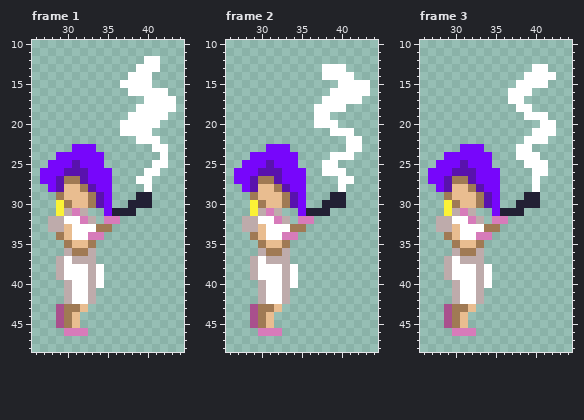
A pixel-art file gets an edit: Veronica/Veronica.aseprite. The first picture shows the starting point.
64x64 pixels, 3 frames. Shown: frame 1: x 26..44, y 10..48; frame 2: x 26..44, y 10..48; frame 3: x 26..44, y 10..48.
After the commit:
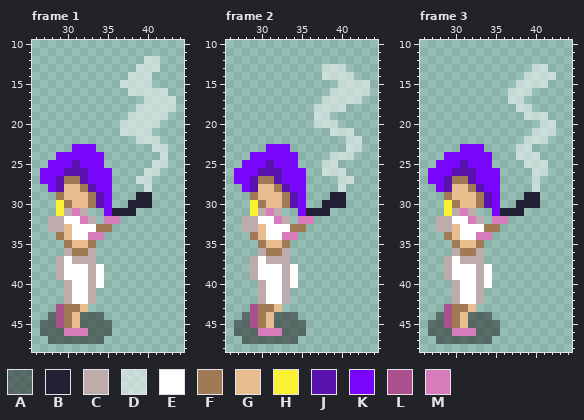
Palette (. is transparent): A #1e1c1c80  B #222034  C #beabab  D #ffffff80  E #ffffff  F #a07a54  G #e9bd90  H #fbf236  J #5912ad  K #7706fb  L #a9508d  M #d77bba
Change:
layer "Layer 2" opacity 50% added
Frame 1, layers "Layer 2", "Layer 1":
Colour A now appears in row 44 at x 28 and 32 to 34; in row 45 at x 27 to 28 and 32 to 35; in row 46 at x 27 to 29 and 33 to 35; in row 47 at x 28 to 34.
The author changed colour E to colour D in row 12 at x 40 to 41; in row 13 at x 39 to 41; in row 14 at x 38 to 40; in row 15 at x 37 to 40; in row 16 at x 38 to 42; in row 17 at x 40 to 43.
The author changed colour E to colour D in row 18 at x 39 to 43; in row 19 at x 38 to 42; in row 20 at x 37 to 41; in row 21 at x 37 to 40; in row 22 at x 39 to 41; in row 23 at x 41 to 42.
The author changed colour E to colour D in row 24 at x 42; in row 25 at x 41 to 42; in row 26 at x 40 to 41; in row 27 at x 39 to 40; in row 28 at x 40.
Frame 2, layers "Layer 2", "Layer 1":
Colour A now appears in row 44 at x 28 and 32 to 34; in row 45 at x 27 to 28 and 32 to 35; in row 46 at x 27 to 29 and 33 to 35; in row 47 at x 28 to 34.
The author changed colour E to colour D in row 13 at x 38 to 40; in row 14 at x 38 to 41; in row 15 at x 40 to 43; in row 16 at x 39 to 43; in row 17 at x 38 to 42; in row 18 at x 37 to 40.
The author changed colour E to colour D in row 19 at x 37 to 38; in row 20 at x 37 to 39; in row 21 at x 39 to 41; in rows 22 to 23 at x 41 to 42; in row 24 at x 39 to 41; in row 25 at x 38 to 39.
The author changed colour E to colour D in row 26 at x 38 to 40; in row 27 at x 40 to 41; in row 28 at x 40.
Frame 3, layers "Layer 2", "Layer 1":
Colour A now appears in row 44 at x 28 and 32 to 34; in row 45 at x 27 to 28 and 32 to 35; in row 46 at x 27 to 29 and 33 to 35; in row 47 at x 28 to 34.
The author changed colour E to colour D in row 13 at x 40 to 41; in row 14 at x 39 to 42; in row 15 at x 38 to 41; in row 16 at x 37 to 39; in row 17 at x 37 to 38; in row 18 at x 38 to 39.
The author changed colour E to colour D in row 19 at x 39 to 41; in row 20 at x 41 to 42; in row 21 at x 40 to 42; in row 22 at x 39 to 41; in row 23 at x 38 to 39; in row 24 at x 38 to 40.
The author changed colour E to colour D in row 25 at x 39 to 41; in row 26 at x 40 to 41; in rows 27 to 28 at x 40.
Changed places in both pictures, as pixel boxes (x1, y1, x2, y2):
changed: (120, 56, 176, 192)
added: (40, 312, 112, 344)
changed: (314, 64, 370, 192)
added: (234, 312, 306, 344)
changed: (508, 64, 556, 192)
added: (428, 312, 500, 344)
